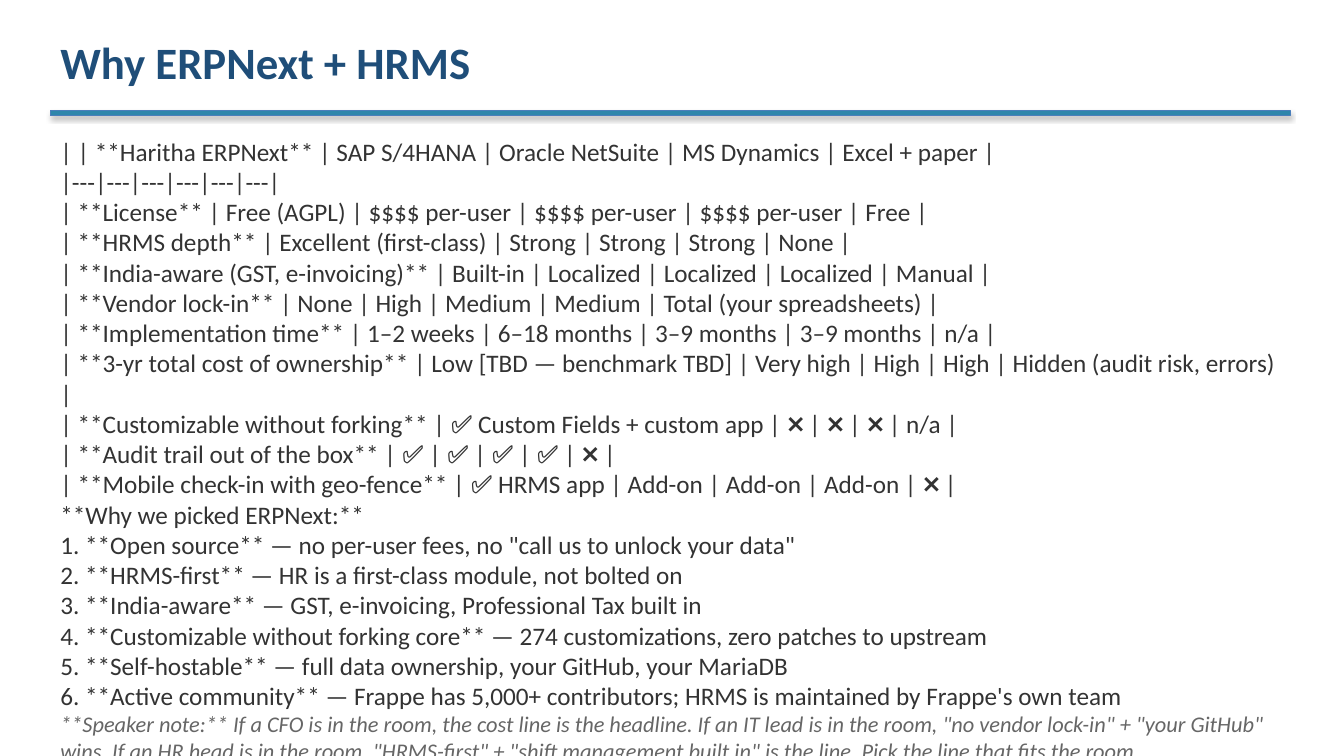
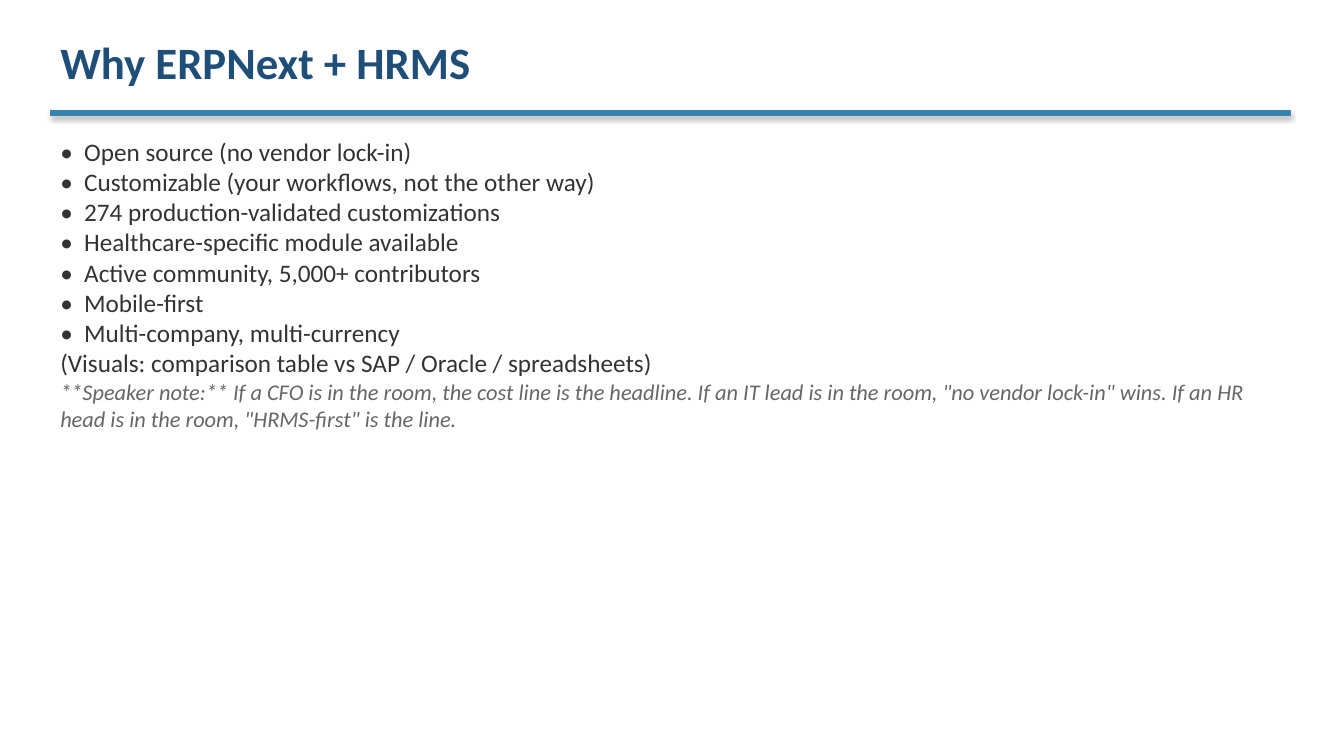
Before and after one commit to venkat-narasimha/haritha-hospitals, a slide deck: slide 5 of docs/phase6/03-client/03.4-client-presentation.pptx. Drawn at 1344x756 pixels with LibreOffice and Linux fonts; fonts in the diff are those of the drawing. Boxes give left, top, right and bottom in pixels: in the first picture for what was removed or moved away, otherwise in the second. Text is boxed around its words. In the diff, an @@ line names an element or a change of style, - is before the commit and + after.

Commit message:
docs(phase6): polish pass 2 - remove TBD slides, replace implementation with why-choose, refresh roster

```diff
--- a/docs/phase6/03-client/03.4-client-presentation.pptx
+++ b/docs/phase6/03-client/03.4-client-presentation.pptx
@@ text at (60,143,1243,430): text changed @@
-| | **Haritha ERPNext** | SAP S/4HANA | Oracle NetSuite | MS Dynamics | Excel + paper |
-|---|---|---|---|---|---|
-| **License** | Free (AGPL) | $$$$ per-user | $$$$ per-user | $$$$ per-user | Free |
-| **HRMS depth** | Excellent (first-class) | Strong | Strong | Strong | None |
-| **India-aware (GST, e-invoicing)** | Built-in | Localized | Localized | Localized | Manual |
-| **Vendor lock-in** | None | High | Medium | Medium | Total (your spreadsheets) |
-| **Implementation time** | 1–2 weeks | 6–18 months | 3–9 months | 3–9 months | n/a |
-| **3-yr total cost of ownership** | Low [TBD — benchmark TBD] | Very high | High | High | Hidden (audit risk, errors) |
-| **Customizable without forking** | ✅ Custom Fields + custom app | ❌ | ❌ | ❌ | n/a |
-| **Audit trail out of the box** | ✅ | ✅ | ✅ | ✅ | ❌ |
-| **Mobile check-in with geo-fence** | ✅ HRMS app | Add-on | Add-on | Add-on | ❌ |
-**Why we picked ERPNext:**
-1. **Open source** — no per-user fees, no "call us to unlock your data"
-2. **HRMS-first** — HR is a first-class module, not bolted on
-3. **India-aware** — GST, e-invoicing, Professional Tax built in
-4. **Customizable without forking core** — 274 customizations, zero patches to upstream
-5. **Self-hostable** — full data ownership, your GitHub, your MariaDB
-6. **Active community** — Frappe has 5,000+ contributors; HRMS is maintained by Frappe's own team
-**Speaker note:** If a CFO is in the room, the cost line is the headline. If an IT lead is in the room, "no vendor lock-in" + "your GitHub" wins. If an HR head is in the room, "HRMS-first" + "shift management built in" is the line. Pick the line that fits the room.
+• Open source (no vendor lock-in)
+• Customizable (your workflows, not the other way)
+• 274 production-validated customizations
+• Healthcare-specific module available
+• Active community, 5,000+ contributors
+• Mobile-first
+• Multi-company, multi-currency
+(Visuals: comparison table vs SAP / Oracle / spreadsheets)
+**Speaker note:** If a CFO is in the room, the cost line is the headline. If an IT lead is in the room, "no vendor lock-in" wins. If an HR head is in the room, "HRMS-first" is the line.
```
Also in this commit, not shown: 6 other slides changed, 1 slide added, 5 slides removed, 2 other files.
